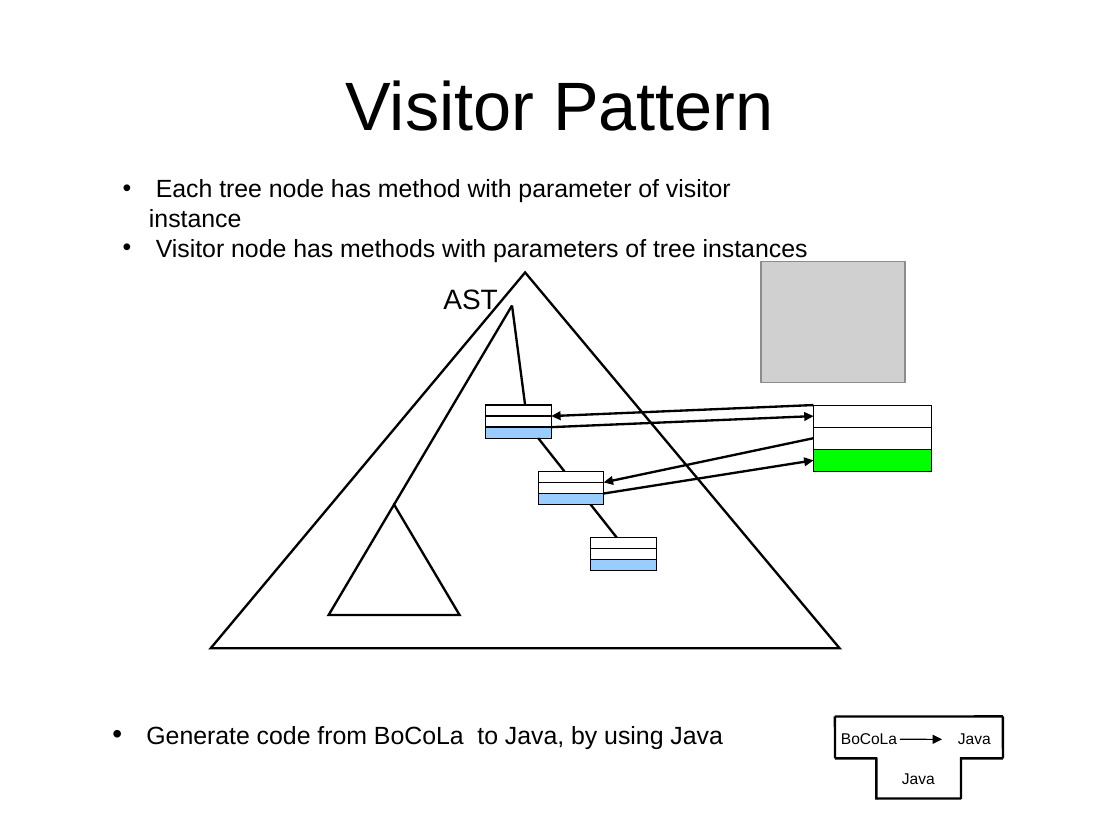
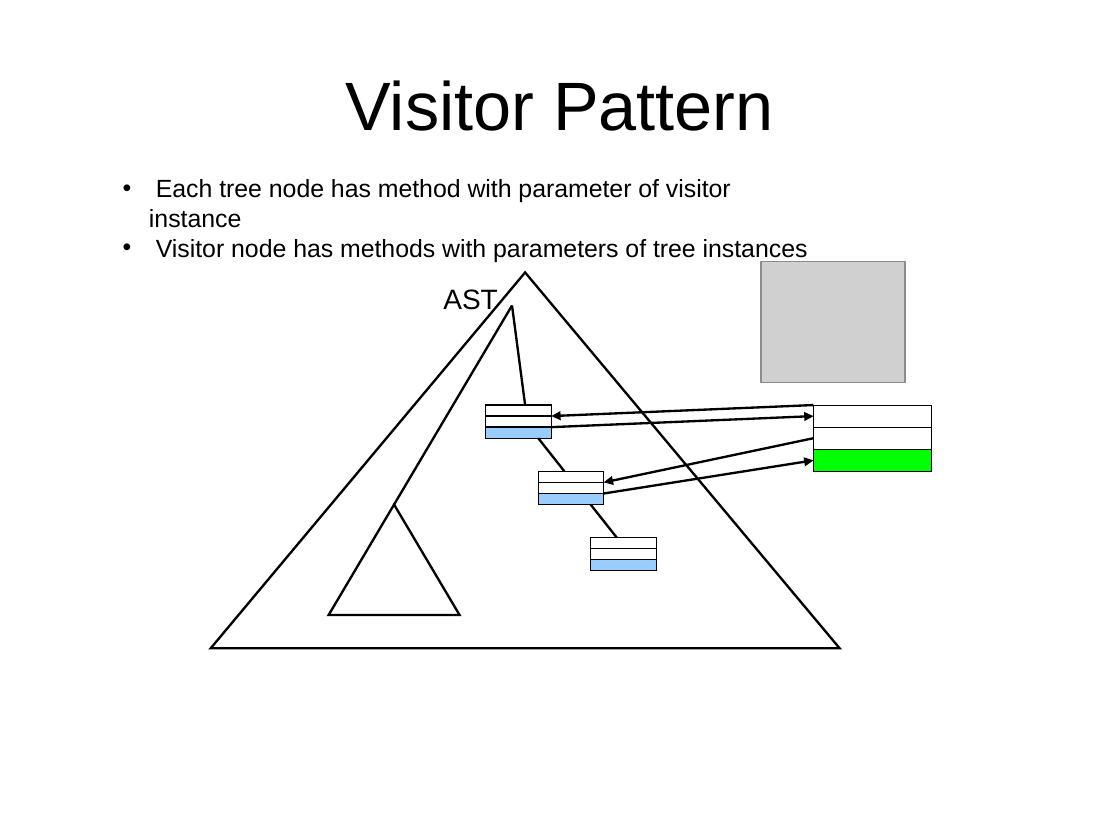
Before and after one commit to isurup/kalle-martin-group, a slide deck: slide 4 of SSE2/slides/2 Translation.ppt. Drawn at 1120x840 pixels with LibreOffice and Linux fonts; fonts in the diff are those of the drawing; grey boxes stand for pictures. Boxes give left, top, right and bottom in pixels: in the first picture for what was removed or moved away, otherwise in the second. Text is boxed around its words. In the diff, an @@ line names an element or a change of style, - is before the commit and + after.

```diff
--- a/SSE2/slides/2 Translation.ppt
+++ b/SSE2/slides/2 Translation.ppt
@@ text removed at (x1=146, y1=726, x2=722, y2=749) @@
-• Generate code from BoCoLa to Java, by using Java
@@ group removed at (x1=834, y1=717, x2=1002, y2=800): 8 lines, 3 texts, 1 arrow @@
-Java
-Java
-BoCoLa
```
Also in this commit, not shown: 2 other slides changed, 3 slides added, 1 slide removed.
